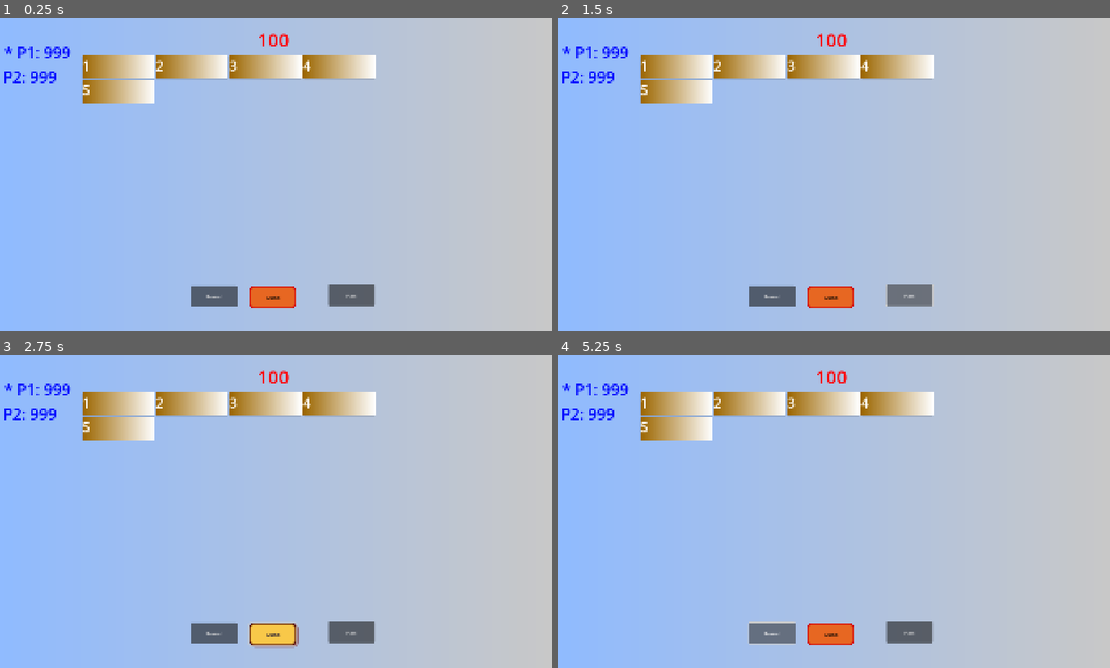
Above: before the commit, frames 1-4 (two rows, left to right).
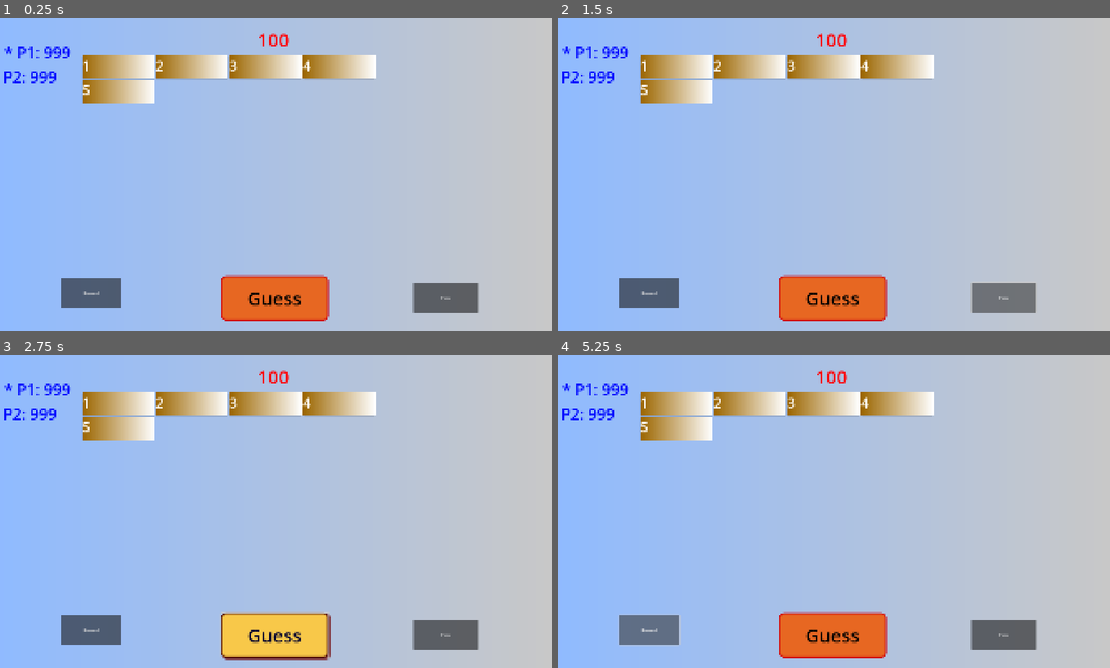
Above: after the commit, the same moments.

Repository: nerraf-dev/nutcase-knockoff
Game: Godot game, scene res://scenes/screens/MainGame.tscn
Two runs of this game, one before a commit and one after it. Both use one fixed random seed, a clock stepped at 60 frames per second and the inputs below. The project has no main scene, so this scene is started directly.
Inputs:
- Up to frame 1 (0.25 s): no input
- Up to frame 2 (1.5 s): click "Reveal" at 0.5 s; click "Pass" at 1.25 s
- Up to frame 3 (2.75 s): click "Guess" at 2 s
- Up to frame 4 (5.25 s): click "Reveal" at 2.75 s; click "Pass" at 3.5 s; click "Guess" at 4.25 s; click "Reveal" at 5 s

The runs differ from the first frame. In frame 1, 5.7% of the frame differs, in the area x 11-87%, y 82-97%; in frame 2, 5.7%; in frame 3, 5.9%, in the area x 11-87%, y 82-98%; in frame 4, 5.8%.

Commit message:
Refactor UI elements and implement AnswerModal functionality; update PlayerManager documentation and design decisions

Diff:
--- a/nutcase-knockoff/resources/guess_style_box_flat_pressed.tres
+++ b/nutcase-knockoff/resources/guess_style_box_flat_pressed.tres
@@ -1,12 +1,12 @@
 [gd_resource type="StyleBoxFlat" format=3 uid="uid://dqp0svmbi73jm"]
 
 [resource]
-bg_color = Color(0.8039216, 0.019607844, 0.16470589, 1)
+bg_color = Color(0.803922, 0.0196078, 0.164706, 1)
 border_width_left = 8
 border_width_top = 8
 border_width_right = 8
 border_width_bottom = 8
-border_color = Color(1, 0.69411767, 0.1882353, 1)
+border_color = Color(1, 0.694118, 0.188235, 1)
 border_blend = true
 corner_radius_top_left = 16
 corner_radius_top_right = 16
--- a/nutcase-knockoff/scenes/components/Slider.tscn
+++ b/nutcase-knockoff/scenes/components/Slider.tscn
@@ -4,10 +4,10 @@
 
 [sub_resource type="LabelSettings" id="LabelSettings_tfq63"]
 font_size = 36
-font_color = Color(0.89847755, 0.8130562, 0.03957195, 1)
+font_color = Color(0.898478, 0.813056, 0.0395719, 1)
 
 [sub_resource type="Gradient" id="Gradient_tfq63"]
-colors = PackedColorArray(0.6117647, 0.4, 0, 1, 1, 1, 1, 1)
+colors = PackedColorArray(0.611765, 0.4, 0, 1, 1, 1, 1, 1)
 
 [sub_resource type="GradientTexture2D" id="GradientTexture2D_lfa00"]
 gradient = SubResource("Gradient_tfq63")
--- /dev/null
+++ b/nutcase-knockoff/scenes/components/answer_modal.gd
@@ -0,0 +1,27 @@
+extends Node2D
+
+@onready var answer_text = $AnswerInput
+@onready var submit_button = $Submit
+@onready var cancel = $Cancel
+
+signal answer_submitted(answer_text: String)
+signal cancelled
+
+func _ready() -> void:
+    submit_button.pressed.connect(_on_submit_pressed)
+    cancel.pressed.connect(_on_cancel_pressed)
+
+func _on_submit_pressed() -> void:
+    var answer = answer_text.text.strip_edges()
+    if answer != "":
+        print("Answer submitted: %s" % answer)
+        answer_submitted.emit(answer)
+
+func _on_cancel_pressed() -> void:
+    print("Answer submission canceled.")
+    cancelled.emit()
+    queue_free()
+
+func _input(event):
+    if event is InputEventKey and event.pressed and event.keycode == KEY_ESCAPE:
+        _on_cancel_pressed()
--- /dev/null
+++ b/nutcase-knockoff/scenes/components/answer_modal.tscn
@@ -0,0 +1,88 @@
+[gd_scene load_steps=8 format=3 uid="uid://na5chflueynm"]
+
+[ext_resource type="Script" uid="uid://06u82wquogrt" path="res://scenes/components/answer_modal.gd" id="1_vp3qt"]
+
+[sub_resource type="Theme" id="Theme_116xu"]
+
+[sub_resource type="LabelSettings" id="LabelSettings_vp3qt"]
+font_size = 64
+font_color = Color(0.0980392, 0.0235294, 0, 1)
+
+[sub_resource type="FontFile" id="FontFile_u0fgr"]
+cache/0/16/0/ascent = 0.0
+cache/0/16/0/descent = 0.0
+cache/0/16/0/underline_position = 0.0
+cache/0/16/0/underline_thickness = 0.0
+cache/0/16/0/scale = 1.0
+cache/0/64/0/ascent = 0.0
+cache/0/64/0/descent = 0.0
+cache/0/64/0/underline_position = 0.0
+cache/0/64/0/underline_thickness = 0.0
+cache/0/64/0/scale = 1.0
+
+[sub_resource type="StyleBoxFlat" id="StyleBoxFlat_lcgq1"]
+bg_color = Color(0.876098, 1, 0.862913, 1)
+border_width_left = 8
+border_width_top = 8
+border_width_right = 8
+border_width_bottom = 8
+border_color = Color(0, 0, 0, 1)
+
+[sub_resource type="Theme" id="Theme_alwoq"]
+
+[sub_resource type="StyleBoxFlat" id="StyleBoxFlat_mfn3q"]
+bg_color = Color(1, 0.906102, 0.890042, 1)
+border_width_left = 8
+border_width_top = 8
+border_width_right = 8
+border_width_bottom = 8
+border_color = Color(0, 0, 0, 1)
+
+[node name="AnswerModal" type="Node2D"]
+script = ExtResource("1_vp3qt")
+
+[node name="ColorRect" type="ColorRect" parent="."]
+offset_left = 364.0
+offset_top = 270.0
+offset_right = 1564.0
+offset_bottom = 868.0
+
+[node name="AnswerInput" type="TextEdit" parent="."]
+offset_left = 509.0
+offset_top = 489.0
+offset_right = 1413.0
+offset_bottom = 654.0
+theme = SubResource("Theme_116xu")
+theme_override_font_sizes/font_size = 64
+placeholder_text = "Type your answer"
+
+[node name="Label" type="Label" parent="."]
+offset_left = 611.0
+offset_top = 305.0
+offset_right = 1300.0
+offset_bottom = 393.0
+text = "What's your guess?"
+label_settings = SubResource("LabelSettings_vp3qt")
+
+[node name="Accept" type="Button" parent="."]
+offset_left = 1081.0
+offset_top = 692.0
+offset_right = 1209.0
+offset_bottom = 820.0
+theme_override_colors/font_outline_color = Color(0, 0, 0, 1)
+theme_override_colors/font_color = Color(5.14999e-06, 0.715508, 0, 1)
+theme_override_fonts/font = SubResource("FontFile_u0fgr")
+theme_override_font_sizes/font_size = 64
+theme_override_styles/normal = SubResource("StyleBoxFlat_lcgq1")
+text = "✔"
+
+[node name="Cancel" type="Button" parent="."]
+offset_left = 691.0
+offset_top = 689.0
+offset_right = 819.0
+offset_bottom = 817.0
+theme = SubResource("Theme_alwoq")
+theme_override_colors/font_color = Color(0.853071, 0, 0, 1)
+theme_override_font_sizes/font_size = 64
+theme_override_styles/normal = SubResource("StyleBoxFlat_mfn3q")
+text = "✘"
--- a/nutcase-knockoff/scenes/screens/MainGame.tscn
+++ b/nutcase-knockoff/scenes/screens/MainGame.tscn
@@ -1,10 +1,10 @@
-[gd_scene load_steps=7 format=3 uid="uid://dl00hth5lbomp"]
+[gd_scene load_steps=13 format=3 uid="uid://dl00hth5lbomp"]
 
 [ext_resource type="Script" uid="uid://bvmfv62q8ittl" path="res://scenes/screens/main_game.gd" id="1_8dokk"]
 [ext_resource type="Theme" uid="uid://b1vdv74xd0icc" path="res://resources/guess_button.tres" id="2_i3a2a"]
 
 [sub_resource type="Gradient" id="Gradient_i3a2a"]
-colors = PackedColorArray(0.5647059, 0.73333335, 1, 1, 0.7856409, 0.78564084, 0.78564084, 1)
+colors = PackedColorArray(0.564706, 0.733333, 1, 1, 0.785641, 0.785641, 0.785641, 1)
 
 [sub_resource type="GradientTexture2D" id="GradientTexture2D_ms0ej"]
 gradient = SubResource("Gradient_i3a2a")
@@ -12,14 +12,52 @@
 
 [sub_resource type="LabelSettings" id="LabelSettings_42wtb"]
 font_size = 64
-font_color = Color(1, 0, 0.019607844, 1)
+font_color = Color(1, 0, 0.0196078, 1)
 
 [sub_resource type="LabelSettings" id="LabelSettings_i3a2a"]
 font_size = 54
-font_color = Color(0, 0.03137255, 1, 1)
+font_color = Color(0, 0.0313726, 1, 1)
+
+[sub_resource type="Theme" id="Theme_i3a2a"]
+
+[sub_resource type="LabelSettings" id="LabelSettings_ms0ej"]
+font_size = 64
+font_color = Color(0.0980392, 0.0235294, 0, 1)
+
+[sub_resource type="FontFile" id="FontFile_i3a2a"]
+cache/0/16/0/ascent = 0.0
+cache/0/16/0/descent = 0.0
+cache/0/16/0/underline_position = 0.0
+cache/0/16/0/underline_thickness = 0.0
+cache/0/16/0/scale = 1.0
+cache/0/64/0/ascent = 0.0
+cache/0/64/0/descent = 0.0
+cache/0/64/0/underline_position = 0.0
+cache/0/64/0/underline_thickness = 0.0
+cache/0/64/0/scale = 1.0
+
+[sub_resource type="StyleBoxFlat" id="StyleBoxFlat_ms0ej"]
+bg_color = Color(0.876098, 1, 0.862913, 1)
+border_width_left = 8
+border_width_top = 8
+border_width_right = 8
+border_width_bottom = 8
+border_color = Color(0, 0, 0, 1)
+
+[sub_resource type="Theme" id="Theme_42wtb"]
+
+[sub_resource type="StyleBoxFlat" id="StyleBoxFlat_h2q64"]
+bg_color = Color(1, 0.906102, 0.890042, 1)
+border_width_left = 8
+border_width_top = 8
+border_width_right = 8
+border_width_bottom = 8
+border_color = Color(0, 0, 0, 1)
 
 [node name="MainGame" type="Node2D"]
 script = ExtResource("1_8dokk")
+metadata/_edit_vertical_guides_ = [960.0]
+metadata/_edit_horizontal_guides_ = [540.0]
 
 [node name="Background" type="TextureRect" parent="."]
 offset_right = 1920.0
@@ -66,23 +104,80 @@
 offset_bottom = 853.0
 
 [node name="RevealBtn" type="Button" parent="."]
-offset_left = 672.0
-offset_top = 923.0
-offset_right = 832.0
-offset_bottom = 995.0
+offset_left = 224.0
+offset_top = 896.0
+offset_right = 432.0
+offset_bottom = 1000.0
 text = "Reveal"
 
 [node name="PassBtn" type="Button" parent="."]
-offset_left = 1147.0
-offset_top = 920.0
-offset_right = 1307.0
-offset_bottom = 992.0
+offset_left = 1440.0
+offset_top = 912.0
+offset_right = 1664.0
+offset_bottom = 1016.0
 text = "Pass"
 
 [node name="GuessBtn" type="Button" parent="."]
-offset_left = 873.0
-offset_top = 924.0
-offset_right = 1036.0
-offset_bottom = 1001.0
+offset_left = 776.0
+offset_top = 888.0
+offset_right = 1147.0
+offset_bottom = 1044.0
 theme = ExtResource("2_i3a2a")
+theme_override_font_sizes/font_size = 64
 text = "Guess"
+
+[node name="AnswerModal" type="Control" parent="."]
+visible = false
+layout_mode = 3
+anchors_preset = 0
+
+[node name="ColorRect" type="ColorRect" parent="AnswerModal"]
+layout_mode = 2
+offset_left = 364.0
+offset_top = 270.0
+offset_right = 1564.0
+offset_bottom = 868.0
+
+[node name="AnswerInput" type="TextEdit" parent="AnswerModal"]
+layout_mode = 2
+offset_left = 509.0
+offset_top = 489.0
+offset_right = 1413.0
+offset_bottom = 654.0
+theme = SubResource("Theme_i3a2a")
+theme_override_font_sizes/font_size = 64
+placeholder_text = "Type your answer"
+
+[node name="Label" type="Label" parent="AnswerModal"]
+layout_mode = 0
+offset_left = 611.0
+offset_top = 305.0
+offset_right = 1300.0
+offset_bottom = 393.0
+text = "What's your guess?"
+label_settings = SubResource("LabelSettings_ms0ej")
+
+[node name="Accept" type="Button" parent="AnswerModal"]
+layout_mode = 0
+offset_left = 1081.0
+offset_top = 692.0
+offset_right = 1209.0
+offset_bottom = 820.0
+theme_override_colors/font_outline_color = Color(0, 0, 0, 1)
+theme_override_colors/font_color = Color(5.14999e-06, 0.715508, 0, 1)
+theme_override_fonts/font = SubResource("FontFile_i3a2a")
+theme_override_font_sizes/font_size = 64
+theme_override_styles/normal = SubResource("StyleBoxFlat_ms0ej")
+text = "✔"
+
+[node name="Cancel" type="Button" parent="AnswerModal"]
+layout_mode = 0
+offset_left = 691.0
+offset_top = 689.0
+offset_right = 819.0
+offset_bottom = 817.0
+theme = SubResource("Theme_42wtb")
+theme_override_colors/font_color = Color(0.853071, 0, 0, 1)
+theme_override_font_sizes/font_size = 64
+theme_override_styles/normal = SubResource("StyleBoxFlat_h2q64")
+text = "✘"
--- a/nutcase-knockoff/scenes/screens/main_game.gd
+++ b/nutcase-knockoff/scenes/screens/main_game.gd
@@ -71,6 +71,6 @@
 	update_pot_display()
 	print("Word revealed! Pot now: %d (min: %d)" % [int(current_pot), int(minimum_pot)])
 
-# Update teh score on the screen
+# Update the score on the screen
 func update_pot_display():
 	pot_label.text = str(int(current_pot))
Not shown, added: nutcase-knockoff/scenes/components/answer_modal.gd.uid
Not shown, added: nutcase-knockoff.code-workspace
Not shown, added: nutshell-knockoff-docs/01-design/Design Decisions.md
Not shown, added: nutshell-knockoff-docs/01-design/The Game.md
Not shown, added: nutshell-knockoff-docs/02-technical/PlayerManager.md
Not shown, removed: nutshell-knockoff-docs/2025-12-29.md
